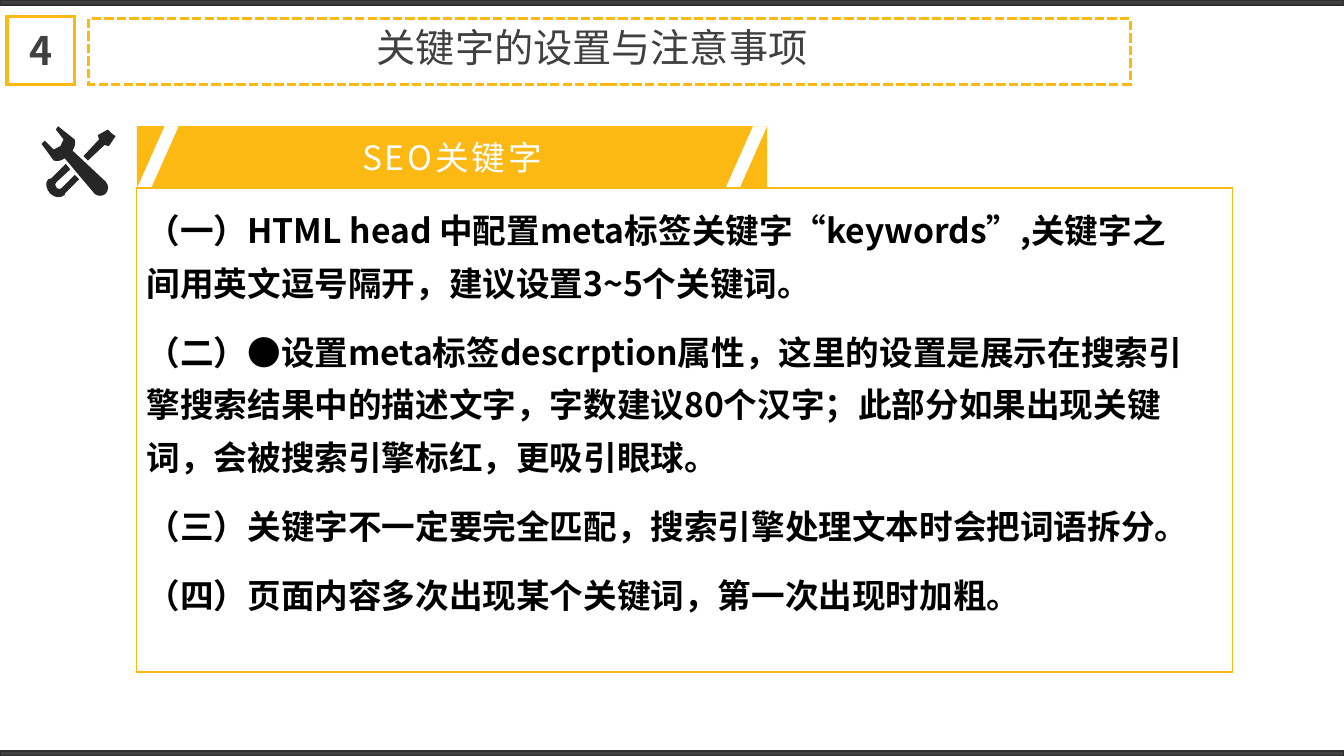
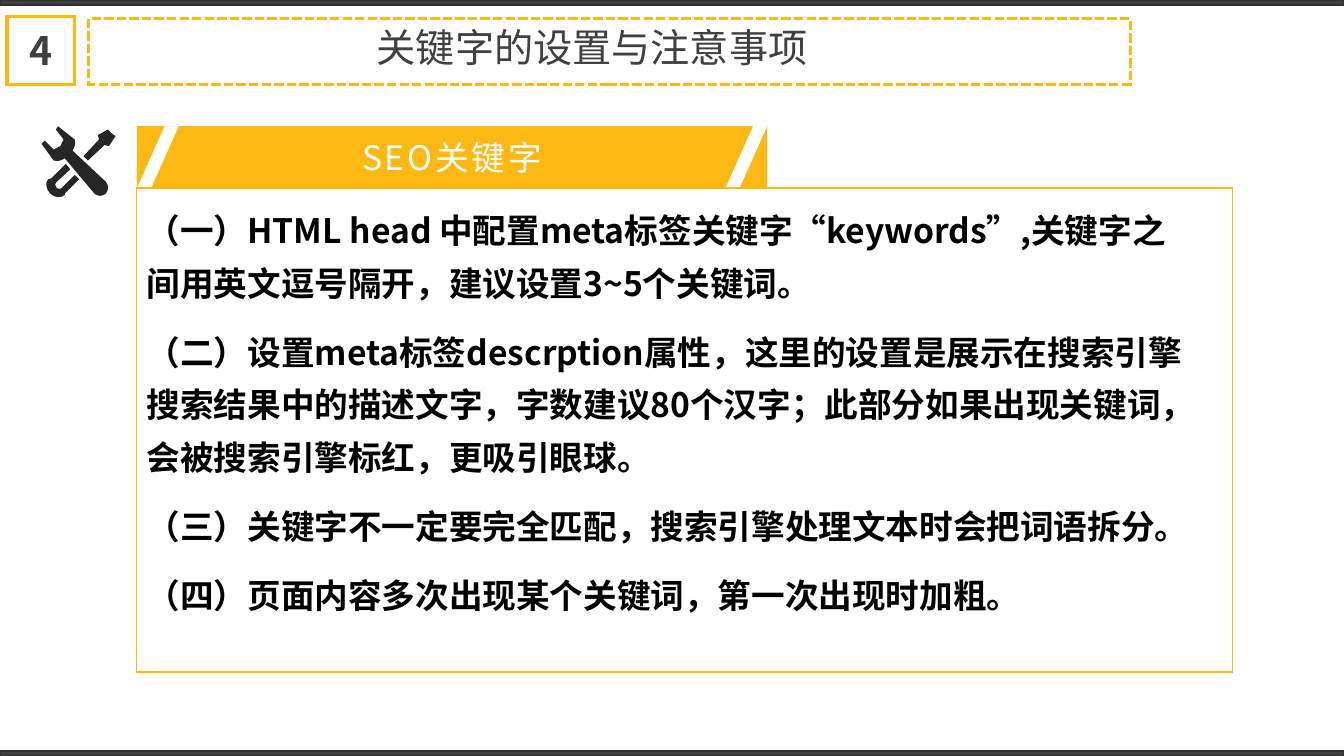
Before and after one commit to Shellcoochi/tmp, a slide deck: slide 10 of SEO/SEO方案分享.pptx (slide 9 before the commit). Drawn at 1344x756 pixels with LibreOffice and Linux fonts; fonts in the diff are those of the drawing. Boxes give left, top, right and bottom in pixels: in the first picture for what was removed or moved away, otherwise in the second. Text is boxed around its words. In the diff, an @@ line names an element or a change of style, - is before the commit and + after.

Commit message:
seo

```diff
--- a/SEO/SEO方案分享.pptx
+++ b/SEO/SEO方案分享.pptx
@@ text at bbox=[147, 336, 1195, 475]: text changed @@
-（二）●设置meta标签descrption属性，这里的设置是展示在搜索引擎搜索结果中的描述文字，字数建议80个汉字；此部分如果出现关键词，会被搜索引擎标红，更吸引眼球。
+（二）设置meta标签descrption属性，这里的设置是展示在搜索引擎搜索结果中的描述文字，字数建议80个汉字；此部分如果出现关键词，会被搜索引擎标红，更吸引眼球。
```
Also in this commit, not shown: 2 other slides changed, 4 slides added.
